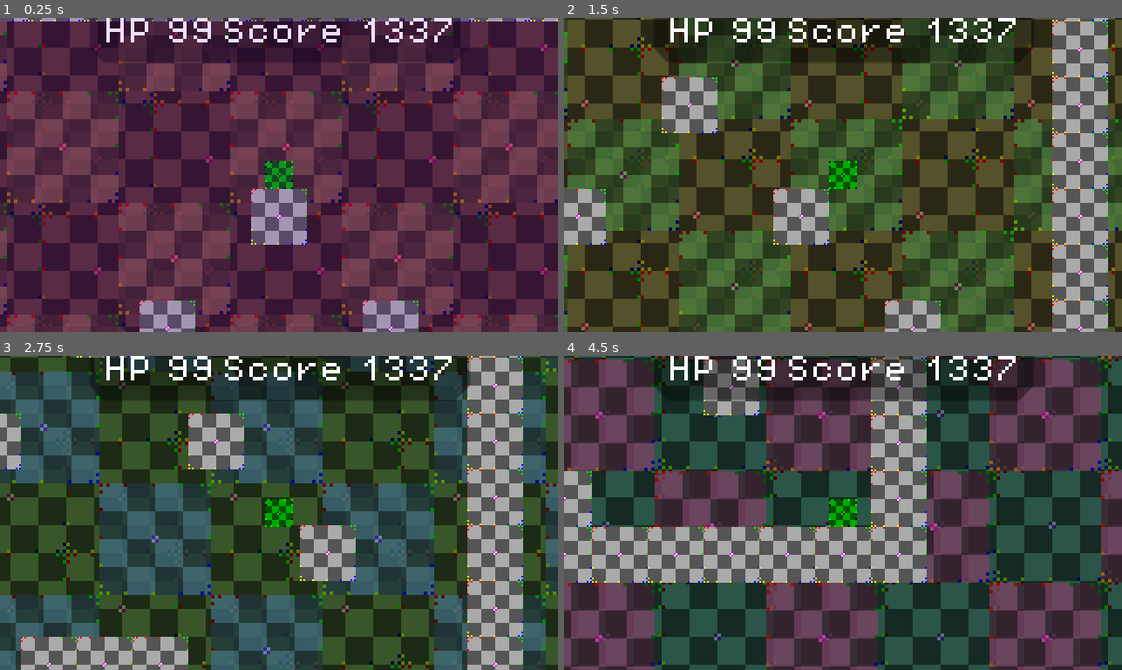
Above: before the commit, frames 1-4 (two rows, left to right).
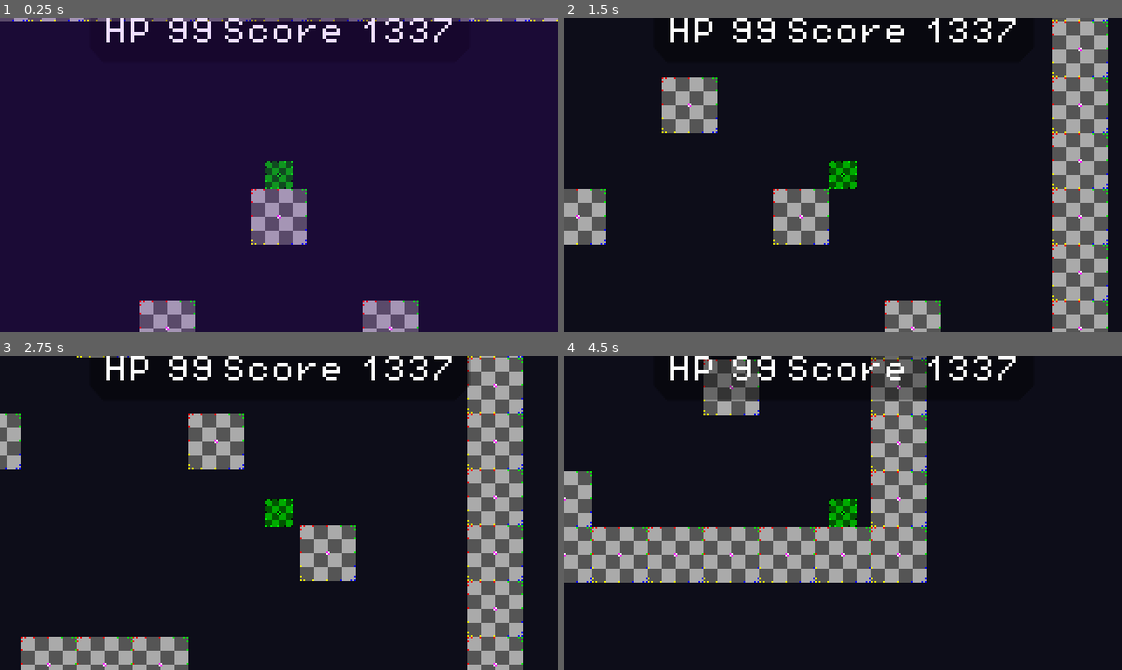
Above: after the commit, the same moments.

Repository: InvadingOctopus/comedot
Game: Godot game, scene res://Templates/Scenes/PlatformSceneTemplate.tscn
Same seed, same stepped clock (60 frames per second), same inputs: the game is played once before the commit and once after it.
Inputs (mouse positions are in pixels of both pictures, inside the frame that each line leads up to):
- Up to frame 1 (0.25 s): no input
- Up to frame 2 (1.5 s): move the mouse to (965, 159) at 0.52 s; hold Right (moveRight) from 0.53 s (still down); click (965, 159) at 0.6 s; tap Space (jump) at 0.77 s; move the mouse to (731, 190) at 1.27 s; right-click (731, 190) at 1.35 s
- Up to frame 3 (2.75 s): tap Space (jump) at 1.52 s; move the mouse to (334, 443) at 2.02 s; release Right (moveRight) at 2.03 s; hold Left (moveLeft) from 2.03 s (still down); click (334, 443) at 2.1 s
- Up to frame 4 (4.5 s): move the mouse to (815, 575) at 2.77 s; release Left (moveLeft) at 2.78 s; hold Right (moveRight) 2.78-4.28 s; right-click (815, 575) at 2.85 s; tap Space (jump) at 3.02, 3.77 s; move the mouse to (1010, 560) at 3.52 s; click (1010, 560) at 3.6 s; move the mouse to (675, 465) at 4.27 s; hold Left (moveLeft) from 4.28 s (still down); right-click (675, 465) at 4.35 s

The runs differ from the first frame. In frame 1, 91% of the frame differs, in the area x 0-100%, y 1-100%; in frame 2, 81%; in frame 3, 78%; in frame 4, 77%.

Commit message:
Move TestBackground from AutoLoad to Scenes
- Remove from project AutoLoads
- Set Z index to -200 for later use in GlobalOverlay

Diff:
--- a/AutoLoad/TestBackground.tscn
+++ b/Scenes/TestBackground.tscn
@@ -4,6 +4,8 @@
 [ext_resource type="TileSet" uid="uid://dinnvtrdv2ejn" path="res://Templates/TileSetTemplate.tres" id="3_dtutw"]
 
 [node name="TestBackground" type="Node2D"]
+z_index = -200
+z_as_relative = false
 
 [node name="Parallax2D1" type="Parallax2D" parent="."]
 modulate = Color(1, 0.5, 0.5, 1)
--- a/project.godot
+++ b/project.godot
@@ -26,7 +26,6 @@
 Global="*res://AutoLoad/Global.gd"
 GlobalInput="*res://AutoLoad/GlobalInput.gd"
 GameState="*res://AutoLoad/GameState.gd"
-TestBackground="res://AutoLoad/TestBackground.tscn"
 GlobalOverlay="*res://AutoLoad/GlobalOverlay.tscn"
 Debug="*res://AutoLoad/Debug.tscn"
 
